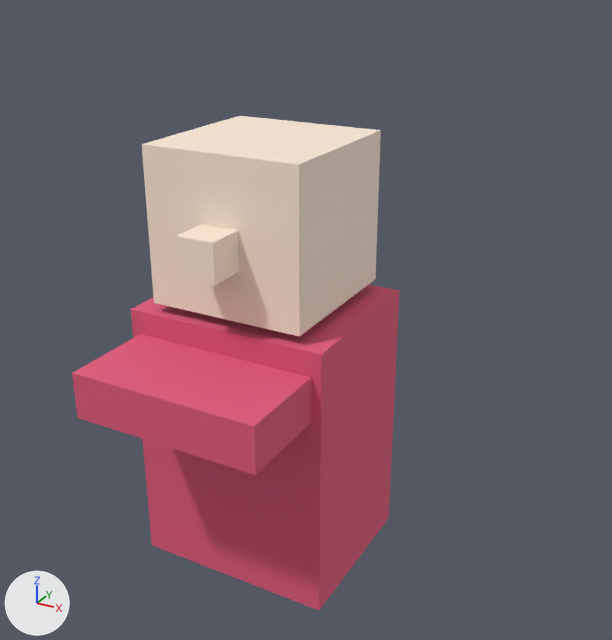
The glTF model tests/e2e/fixtures/mk8-pack/models/racers/shy-guy.glb, before and after one commit.
Rendered twice from a 50 mm camera at (1.079, -1.759, 1.588) aimed at (0.128, -0.03, 0.724). The lights are fixed; the arrows at lower left show +X, +Y and +Z. The first picture is the older version. Vertices at exactly the same position are counted once.

Names of what the first picture shows: 'figure'.
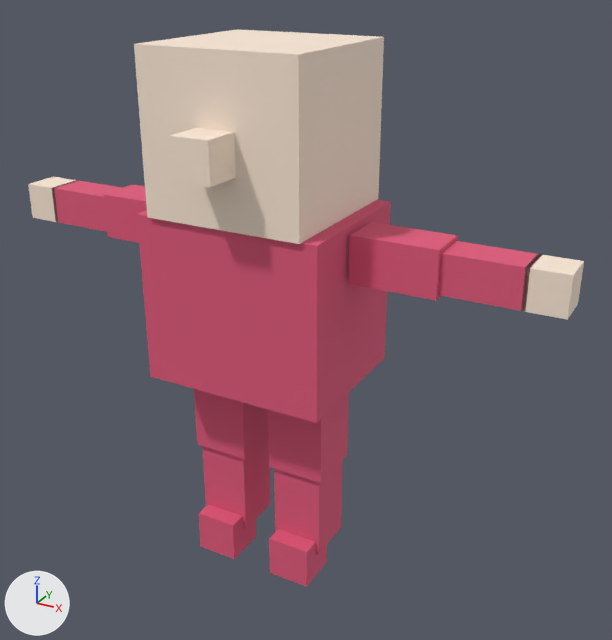
The change, as JSON lines over the scene's bpy script:
```json
{"block": "me_figure", "where": "# used by ob_figure; location = (0.0, 0.0, 0.0)"}
{"op": "remove", "block": "me_figure", "code": "me_figure.from_pydata(...)  # 32 vertices, 48 faces; spans x -0.275..0.275, y -0.475..0.225, z 0.0..1.169"}
{"op": "add", "block": "me_figure", "code": "me_figure.from_pydata(...)  # 120 vertices, 180 faces; spans x -0.77..0.77, y -0.31..0.21, z -0.041..1.392"}
{"block": "me_figure", "change": "me_figure part 1: a new loose piece, a box spanning x -0.25..0.25, y -0.2..0.2, z 0.546..0.992, in mat_material_0 (pink #e1597c)"}
{"block": "me_figure", "change": "me_figure part 2: a new loose piece, a box spanning x 0.26..0.48, y -0.06..0.06, z 0.858..0.978, in mat_material_0 (pink #e1597c)"}
{"block": "me_figure", "change": "me_figure part 3: a new loose piece, a box spanning x 0.48..0.68, y -0.05..0.05, z 0.868..0.968, in mat_material_0 (pink #e1597c)"}
{"block": "me_figure", "change": "me_figure part 4: a new loose piece, a box spanning x 0.04..0.2, y -0.08..0.08, z 0.285..0.558, in mat_material_0 (pink #e1597c)"}
{"block": "me_figure", "change": "me_figure part 5: a new loose piece, a box spanning x 0.05..0.19, y -0.07..0.07, z 0.037..0.285, in mat_material_0 (pink #e1597c)"}
{"block": "me_figure", "change": "me_figure part 6: a new loose piece, a box spanning x 0.06..0.18, y -0.12..0.0, z -0.041..0.079, in mat_material_0 (pink #e1597c)"}
{"block": "me_figure", "change": "me_figure part 7: a new loose piece, a box spanning x -0.48..-0.26, y -0.06..0.06, z 0.858..0.978, in mat_material_0 (pink #e1597c)"}
{"block": "me_figure", "change": "me_figure part 8: a new loose piece, a box spanning x -0.68..-0.48, y -0.05..0.05, z 0.868..0.968, in mat_material_0 (pink #e1597c)"}
{"block": "me_figure", "change": "me_figure part 9: a new loose piece, a box spanning x -0.2..-0.04, y -0.08..0.08, z 0.285..0.558, in mat_material_0 (pink #e1597c)"}
{"block": "me_figure", "change": "me_figure part 10: a new loose piece, a box spanning x -0.19..-0.05, y -0.07..0.07, z 0.037..0.285, in mat_material_0 (pink #e1597c)"}
{"block": "me_figure", "change": "me_figure part 11: a new loose piece, a box spanning x -0.18..-0.06, y -0.12..0.0, z -0.041..0.079, in mat_material_0 (pink #e1597c)"}
{"block": "me_figure", "change": "me_figure part 12: the loose piece of 8 vertices spanning x -0.21..0.21, y -0.21..0.21, z 0.769..1.169 is moved by (0.0, 0.0, 0.223)"}
{"block": "me_figure", "change": "me_figure part 13: the loose piece of 8 vertices spanning x -0.05..0.05, y -0.31..-0.19, z 0.899..0.999 is moved by (0.0, 0.0, 0.223)"}
{"block": "me_figure", "change": "me_figure part 14: a new loose piece, a box spanning x 0.67..0.77, y -0.05..0.05, z 0.868..0.968, in mat_material_1 (pale yellow #fdead7)"}
{"block": "me_figure", "change": "me_figure part 15: a new loose piece, a box spanning x -0.77..-0.67, y -0.05..0.05, z 0.868..0.968, in mat_material_1 (pale yellow #fdead7)"}
{"block": "me_figure", "change": "me_figure part 16: the loose piece of 8 vertices spanning x -0.275..0.275, y -0.225..0.225, z 0.0..0.744 is deleted"}
{"block": "me_figure", "change": "me_figure part 17: the loose piece of 8 vertices spanning x -0.25..0.25, y -0.475..-0.125, z 0.56..0.68 is deleted"}
```

Location of each change, (x1, y1, x2, y2) in pixels of the pictures (612 x 640 px; the box of a moved part takes in the faces that stretch with it):
```json
{"object": "figure", "change": "reshaped", "before": [72, 116, 400, 610], "after": [28, 29, 584, 587], "on screen": "69% wider, 13% taller"}
{"part": 1, "of": "me_figure", "change": "added", "after": [137, 200, 391, 423], "on screen": "pink"}
{"part": 2, "of": "me_figure", "change": "added", "after": [349, 222, 458, 301], "on screen": "pink"}
{"part": 3, "of": "me_figure", "change": "added", "after": [438, 241, 541, 311], "on screen": "pink"}
{"part": 4, "of": "me_figure", "change": "added", "after": [268, 393, 349, 483], "on screen": "pink"}
{"part": 5, "of": "me_figure", "change": "added", "after": [274, 461, 342, 555], "on screen": "pink"}
{"part": 6, "of": "me_figure", "change": "added", "after": [269, 529, 327, 587], "on screen": "pink"}
{"part": 7, "of": "me_figure", "change": "added", "after": [103, 185, 147, 243], "on screen": "pink"}
{"part": 8, "of": "me_figure", "change": "added", "after": [53, 180, 122, 232], "on screen": "pink"}
{"part": 9, "of": "me_figure", "change": "added", "after": [194, 389, 268, 459], "on screen": "pink"}
{"part": 10, "of": "me_figure", "change": "added", "after": [202, 438, 271, 529], "on screen": "pink"}
{"part": 11, "of": "me_figure", "change": "added", "after": [199, 504, 256, 559], "on screen": "pink"}
{"part": 12, "of": "me_figure", "change": "moved or reshaped", "before": [142, 116, 381, 337], "after": [134, 29, 384, 244]}
{"part": 13, "of": "me_figure", "change": "moved or reshaped", "before": [176, 224, 239, 285], "after": [169, 128, 236, 187]}
{"part": 14, "of": "me_figure", "change": "added", "after": [521, 254, 584, 320], "on screen": "pale yellow"}
{"part": 15, "of": "me_figure", "change": "added", "after": [28, 177, 78, 222], "on screen": "pale yellow"}
{"part": 16, "of": "me_figure", "change": "deleted", "before": [131, 285, 400, 610], "on screen": "pink"}
{"part": 17, "of": "me_figure", "change": "deleted", "before": [72, 334, 312, 475], "on screen": "pink"}
```
